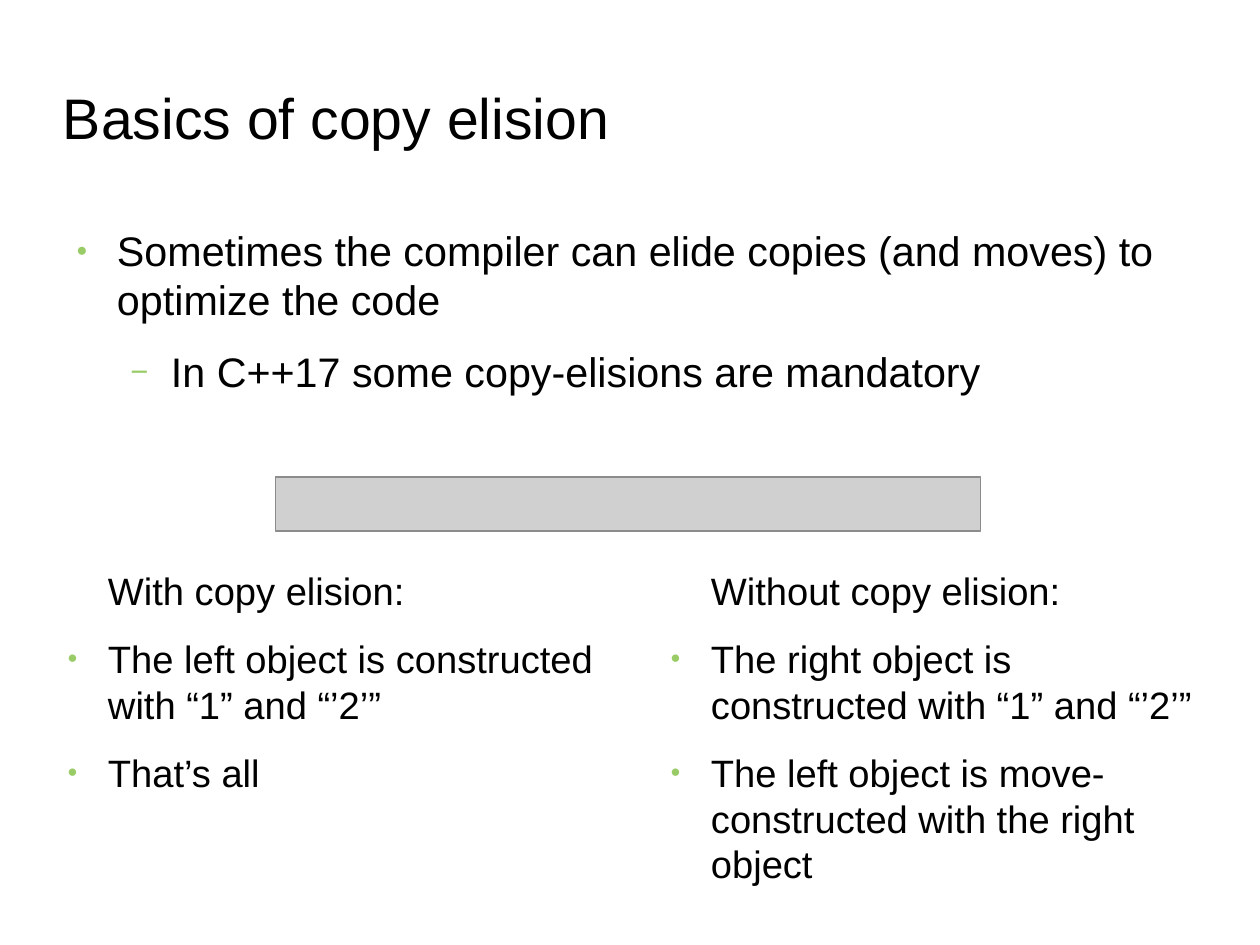
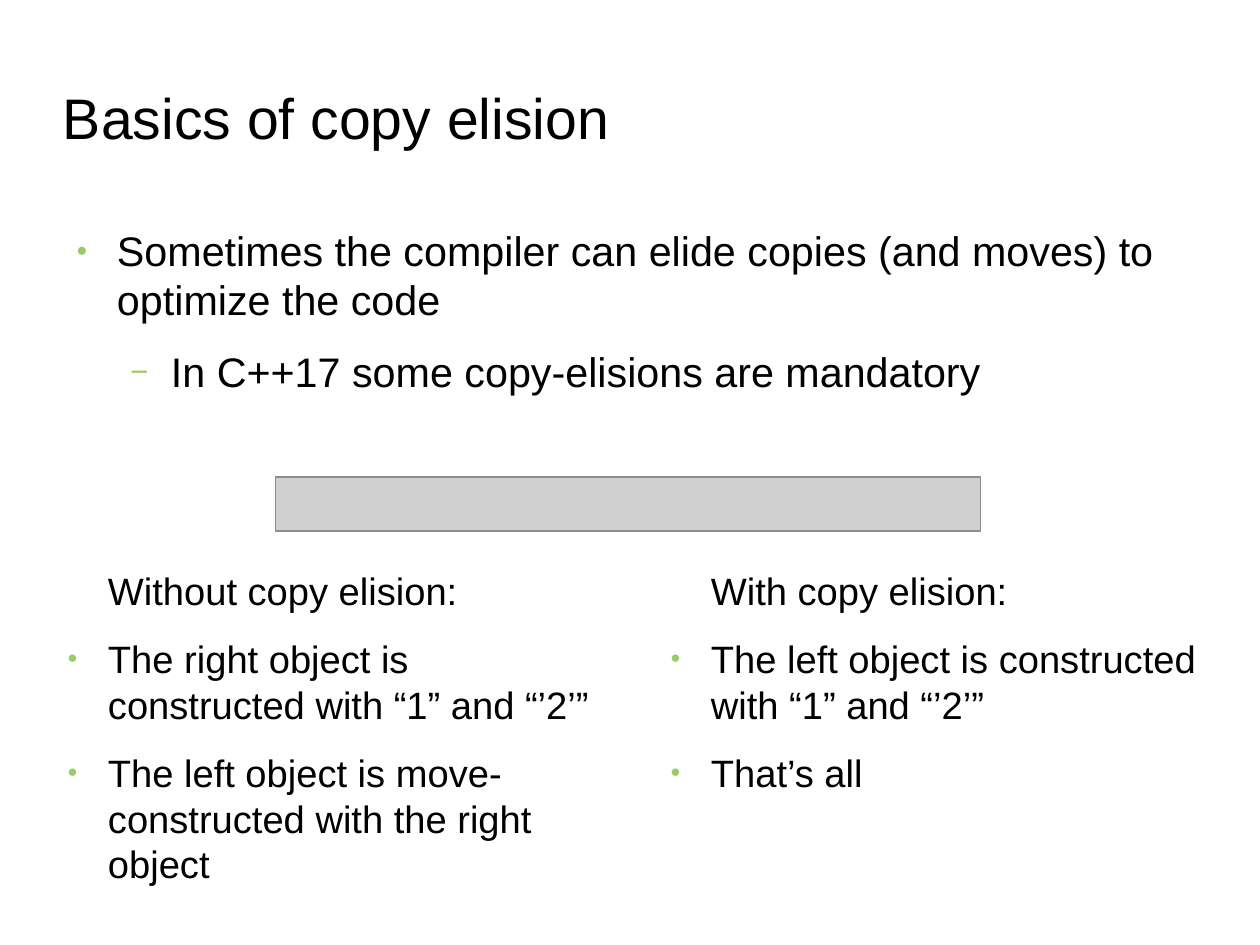
Before and after one commit to FranckRJ/CPP-trainings, a slide deck: slide 4 of traning-move.odp. Drawn at 1260x945 pixels with LibreOffice and Linux fonts; fonts in the diff are those of the drawing; grey boxes stand for pictures; background and template pictures are left out. Boxes give left, top, right and bottom in pixels: in the first picture for what was removed or moved away, otherwise in the second. Text is boxed around its words. In the diff, an @@ line names an element or a change of style, - is before the commit and + after.

```diff
--- a/traning-move.odp
+++ b/traning-move.odp
@@ text at bbox=[108, 577, 588, 886]: text changed @@
-With copy elision:
-● The left object is constructed with “1” and “’2’”
-● That’s all
+Without copy elision:
+● The right object is constructed with “1” and “’2’”
+● The left object is move-constructed with the right object
@@ text at bbox=[711, 577, 1196, 788]: text changed @@
-Without copy elision:
-● The right object is constructed with “1” and “’2’”
-● The left object is move-constructed with the right object
+With copy elision:
+● The left object is constructed with “1” and “’2’”
+● That’s all
```
Also in this commit, not shown: 5 other slides changed, 3 slides added, 2 other files.
